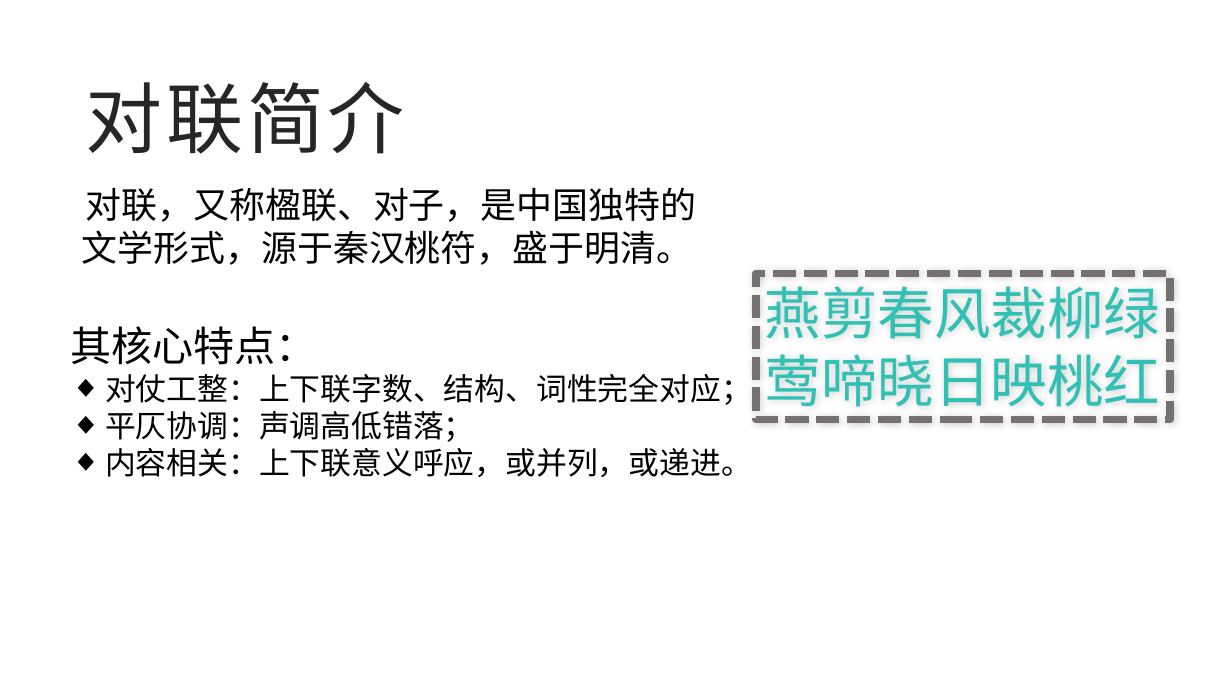
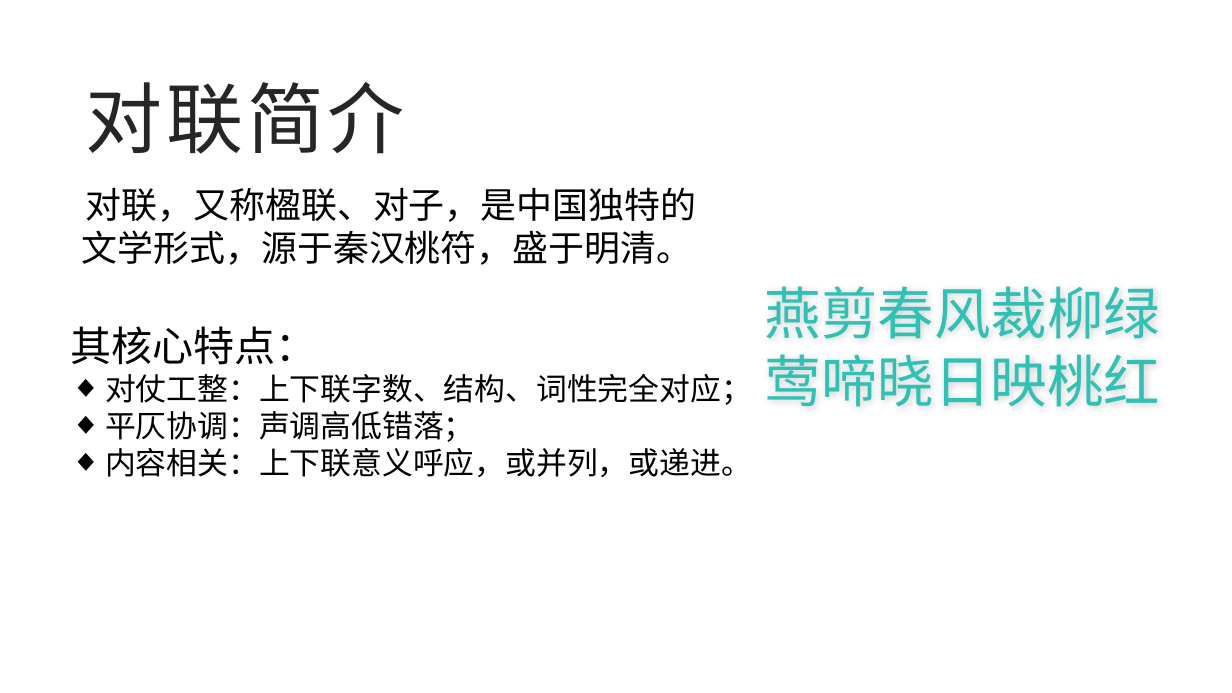
Before and after one commit to GEJISO/gejiso.github.io, a slide deck: slide 3 of downloads/关于对联的那些事.pptx. Drawn at 1232x693 pixels with LibreOffice and Linux fonts; fonts in the diff are those of the drawing; background and template pictures are left out. Boxes give left, top, right and bottom in pixels: in the first picture for what was removed or moved away, otherwise in the second. Text is boxed around its words. In the diff, an @@ line names an element or a change of style, - is before the commit and + after.

```diff
--- a/downloads/关于对联的那些事.pptx
+++ b/downloads/关于对联的那些事.pptx
@@ text "燕剪春风裁柳绿": place and size @@
-text "燕剪春风裁柳绿" at [756, 274, 1170, 420]
+text "燕剪春风裁柳绿" at [765, 286, 1160, 407]
@@ text "燕剪春风裁柳绿" at [765, 286, 1160, 407]: outline #767171 6 pt dashed to none; shadow off @@
```
Also in this commit, not shown: 5 other slides changed.
